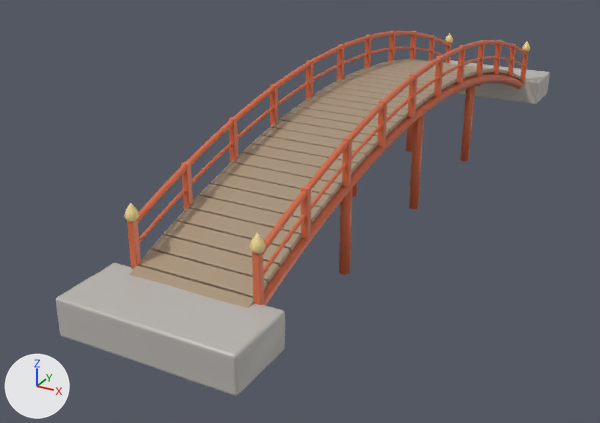
A saved change to the glTF model showcase/models/bridge.glb.
Rendered twice from a 50 mm lens placed at (8.08, -19.35, 7.52), pointed at (-1.55, -1.84, -1.23). Lighting does not change. The marker at lower left points along +X, +Y and +Z. The picture after the commit comes second. Objects named as collision shapes, trigger or cutter boxes, shadow casters or lower levels of detail are left out. Where no turn or scale is listed for an object, it has been applied to the vertices. Vertices at exactly the same position are counted once.

Names of what the first picture shows: 'bridge'.
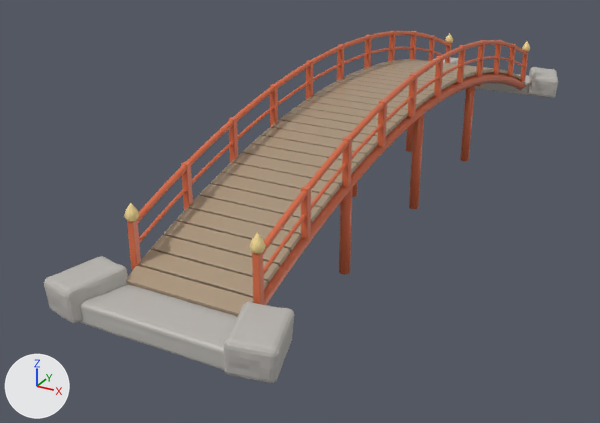
Boxes (x1, y1, x2, y2) around the edits, measured in the pictures (600 x 423 px; the box of a moved part takes in the faces that stretch with it):
'bridge', reshaped: before (56, 30, 550, 396); after (44, 30, 558, 383)
part 1 of me_cube, added: after (79, 284, 238, 370)
part 2 of me_cube, added: after (475, 74, 531, 96)
part 3 of me_cube, moved or reshaped: before (56, 263, 285, 396); after (44, 256, 295, 383)
part 4 of me_cube, moved or reshaped: before (450, 60, 550, 104); after (435, 57, 558, 98)

Diff of the bpy script that builds the scene:
```diff
--- a/showcase/models/bridge.glb.py
+++ b/showcase/models/bridge.glb.py
@@ me_cube @@
 # used by ob_bridge; location = (0.0, -8.81, 0.22)
-me_cube.from_pydata(...)  # 8728 vertices, 17060 faces; spans x -1.9..1.9, y -1.4..19.0, z -1.5..2.6
+me_cube.from_pydata(...)  # 14880 vertices, 29348 faces; spans x -2.5..2.5, y -1.3..18.9, z -1.5..2.6
+# me_cube part 1: the loose piece of 1538 vertices spanning x -1.9..1.9, y -1.4..0.2, z -0.8..0.0 is copied, and the copy is scaled about its middle by (0.888, 0.662, 0.502); it spans x -1.7..1.7, y -1.2..0.0, z -0.6..-0.1
+# me_cube part 2: the loose piece of 1538 vertices spanning x -1.9..1.9, y 17.4..19.0, z -0.8..0.0 is copied, and the copy is scaled about its middle by (0.888, 0.662, 0.502); it spans x -1.7..1.7, y 17.6..18.8, z -0.6..-0.1
+# me_cube part 3: 4 vertices moved within x -1.9..1.9, y -1.3, z -0.2..0.0; 1534 vertices removed from x -1.9..1.9, y -1.4..0.2, z -0.8..0.0; 3072 vertices added at x -2.5..2.5, y -1.3..0.1, z -0.6..0.2
+# me_cube part 4: 4 vertices moved within x -1.9..1.9, y 17.5, z -0.2..0.0; 1534 vertices removed from x -1.9..1.9, y 17.4..19.0, z -0.8..0.0; 3072 vertices added at x -2.5..2.5, y 17.5..18.9, z -0.6..0.2
 me_cube.materials.append(mat_wood)
```
